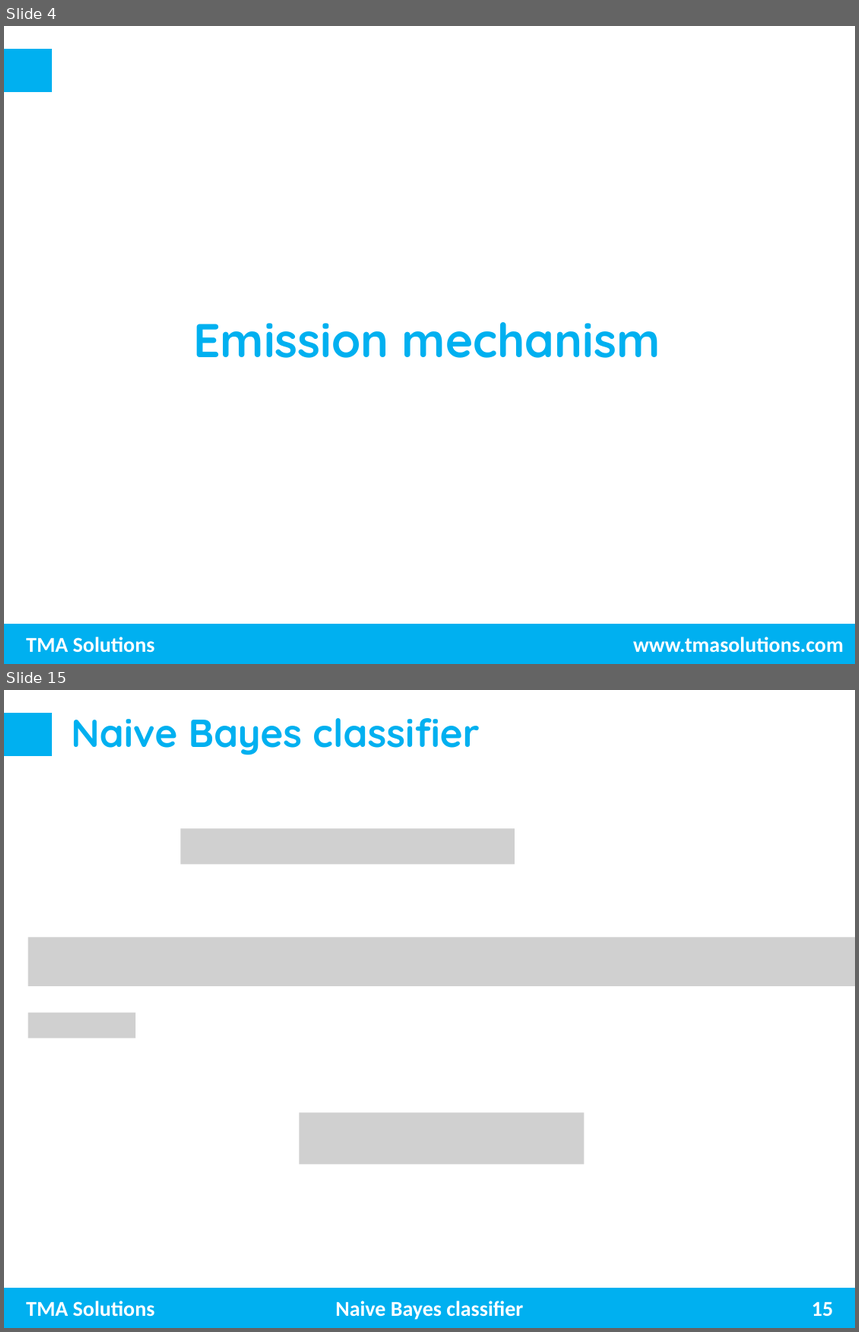
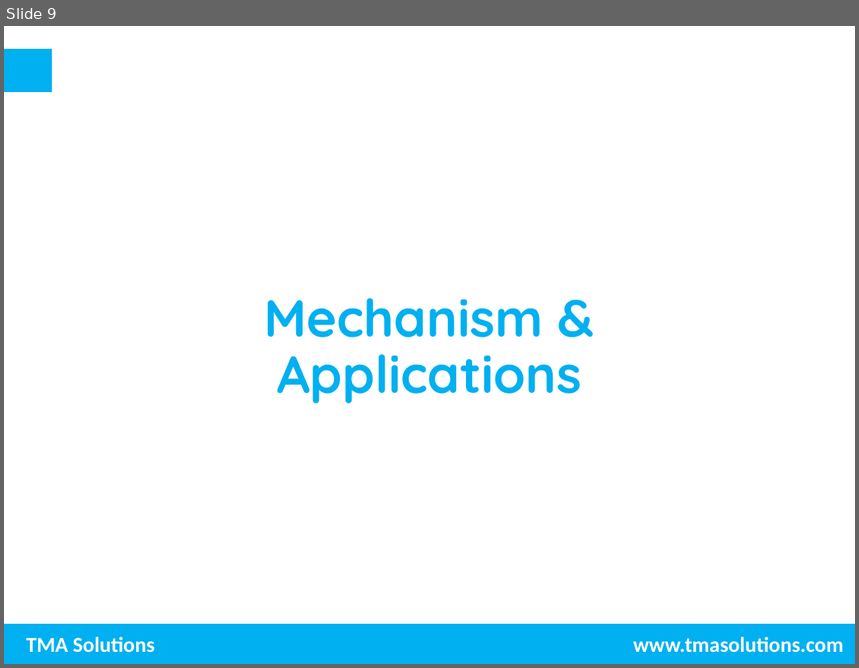
Before and after one commit to trungnghia2009/MachineLearning, a slide deck: Photoelectric effect.pptx. Shown one above the other, each under a label of ours: slides 4 and 15 before the commit, slide 9 after it; the slides between them are not shown. The pictures are 859x1332 and 859x668 pixels, drawn with LibreOffice and Linux fonts; fonts in the diff are those of the drawing; grey boxes stand for pictures; background and template pictures are left out. Boxes give left, top, right and bottom in pixels: in the first picture for what was removed or moved away, otherwise in the second. Text is boxed around its words. In the diff, an @@ line names an element or a change of style, - is before the commit and + after.

```diff
--- a/Photoelectric effect.pptx
+++ b/Photoelectric effect.pptx
@@ slide 15 removed at (4, 690, 855, 1328), background #FFFFFF; not listed: 3 template elements that a slide beside it also shows @@
@@ title removed at (71, 718, 479, 755) @@
-Naive Bayes classifier
@@ picture removed at (181, 829, 515, 865) @@
@@ picture removed at (28, 938, 855, 987) @@
@@ picture removed at (28, 1012, 135, 1038) @@
@@ picture removed at (300, 1113, 585, 1165) @@
@@ text removed at (335, 1301, 523, 1320) @@
-Naive Bayes classifier
@@ page number removed at (812, 1302, 833, 1316) @@
-15
@@ what was slide 4 is now slide 9 @@
@@ slide 9 changed as well @@
@@ subtitle at (265, 298, 582, 404): text changed; size 40 to 44 pt @@
-Emission mechanism
+Mechanism & Applications
```
Also in this commit, not shown: 3 other slides changed, 9 slides added, 24 other slides removed.
